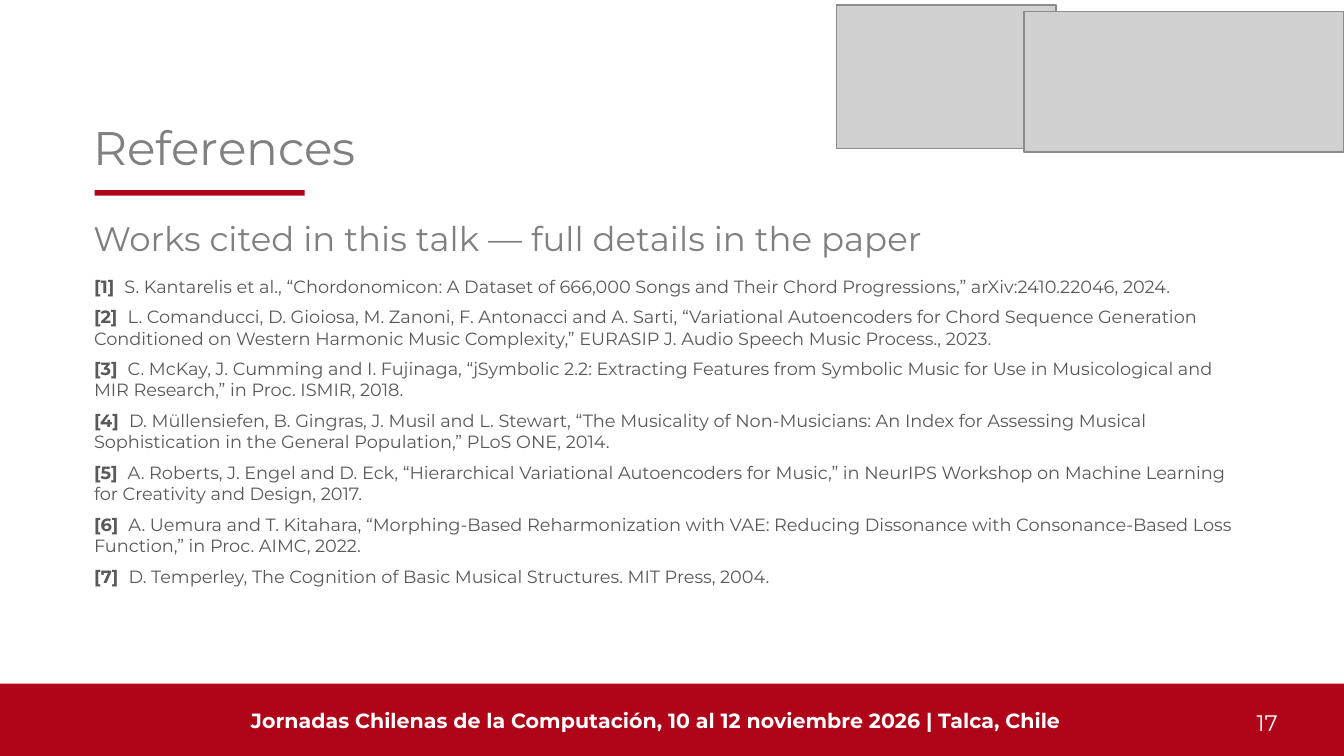
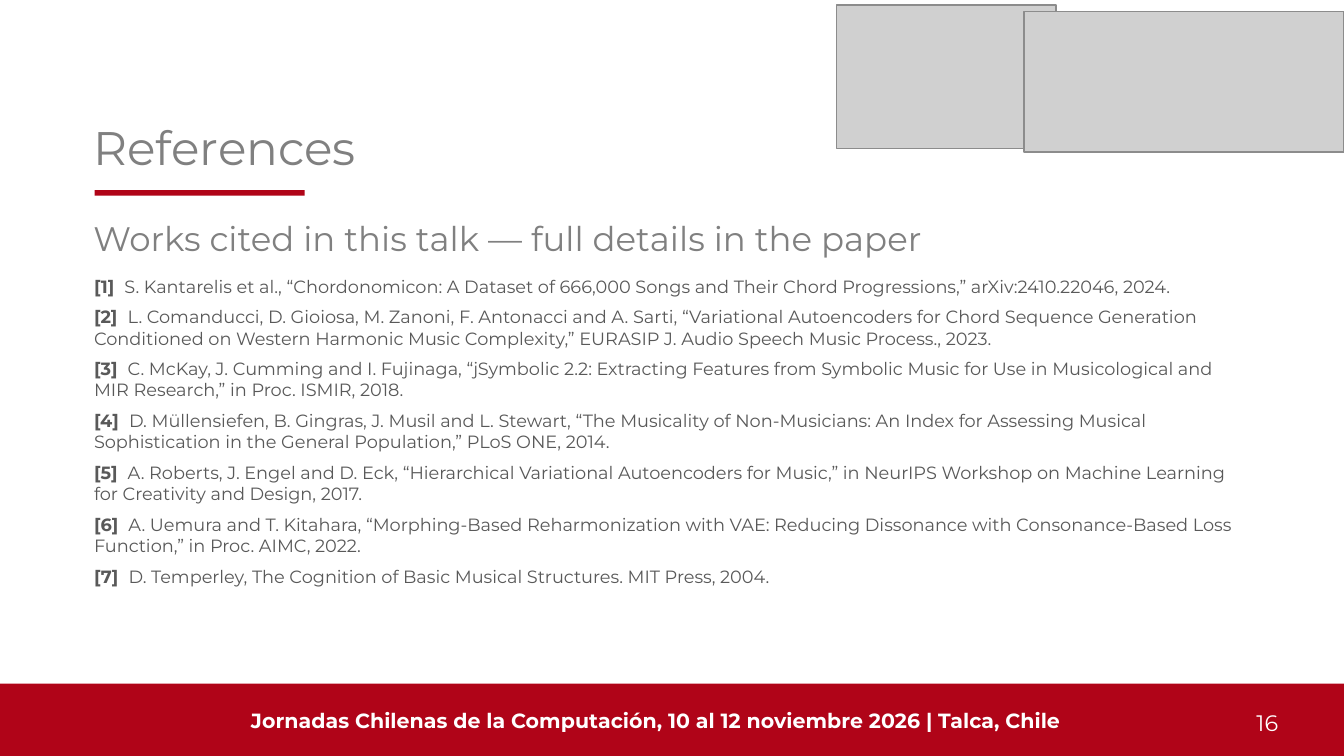
Before and after one commit to Pepebeats-flp/SCL_2.0, a slide deck: slide 16 of JCC2026/PEARL_JCC2026.pptx (slide 17 before the commit). Drawn at 1344x756 pixels with LibreOffice and Linux fonts; fonts in the diff are those of the drawing; grey boxes stand for pictures. Boxes give left, top, right and bottom in pixels: in the first picture for what was removed or moved away, otherwise in the second. Text is boxed around its words. In the diff, an @@ line names an element or a change of style, - is before the commit and + after.

```diff
--- a/JCC2026/PEARL_JCC2026.pptx
+++ b/JCC2026/PEARL_JCC2026.pptx
@@ text at box(1256, 715, 1278, 731): text changed @@
-17
+16
```
Also in this commit, not shown: 12 other slides changed, 2 slides added, 3 slides removed, 18 other files.
